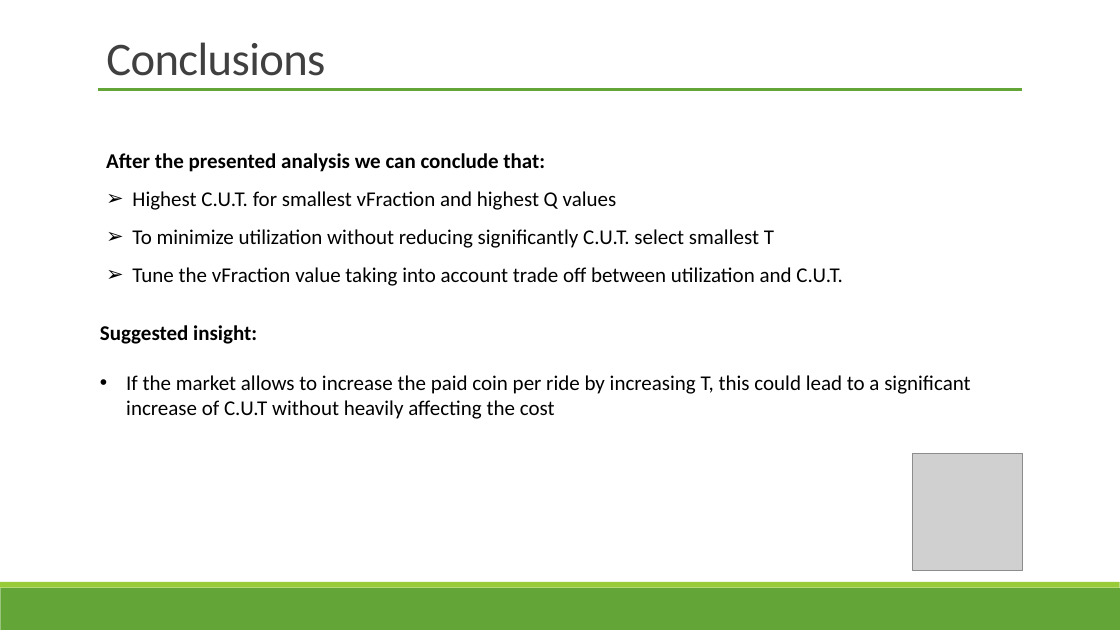
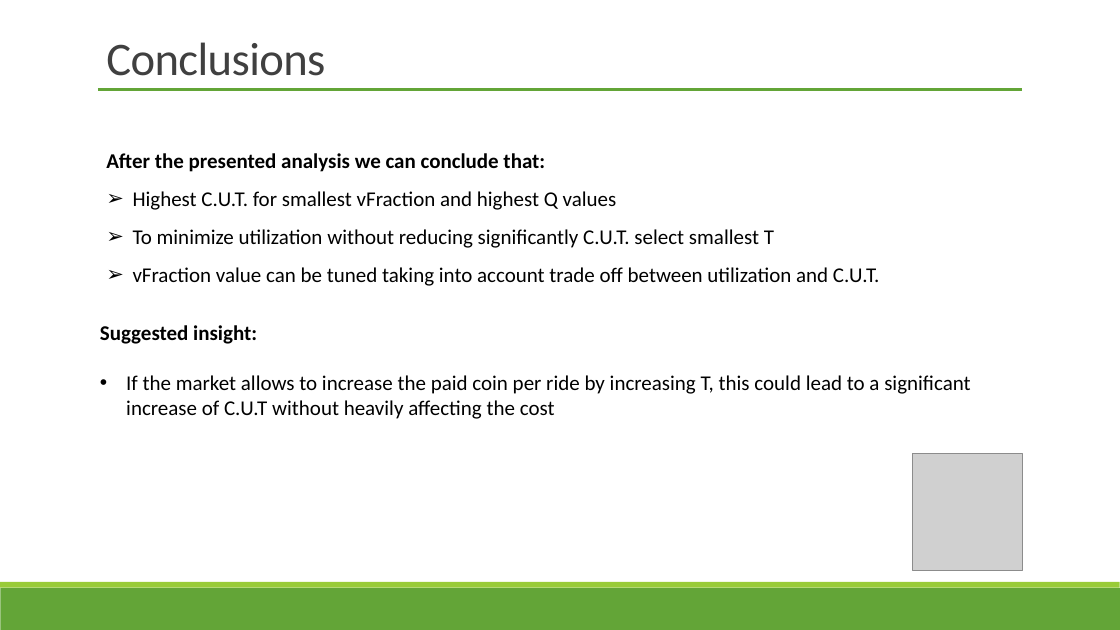
Before and after one commit to MatteBiondi/PECSN_Merry-Go-Round, a slide deck: slide 10 of Documentation/PECSN-MerryGoRound.pptx. Drawn at 1120x630 pixels with LibreOffice and Linux fonts; fonts in the diff are those of the drawing; grey boxes stand for pictures. Boxes give left, top, right and bottom in pixels: in the first picture for what was removed or moved away, otherwise in the second. Text is boxed around its words. In the diff, an @@ line names an element or a change of style, - is before the commit and + after.

```diff
--- a/Documentation/PECSN-MerryGoRound.pptx
+++ b/Documentation/PECSN-MerryGoRound.pptx
@@ text at [133, 267, 880, 286]: text changed @@
-➢ Tune the vFraction value taking into account trade off between utilization and C.U.T.
+➢ vFraction value can be tuned taking into account trade off between utilization and C.U.T.
```
Also in this commit, not shown: 1 other file.
